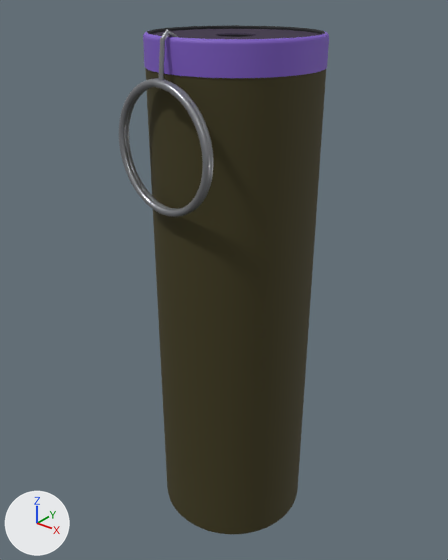
Two versions of the glTF model assets/models/grenades/flash.glb, one commit apart.
Camera for both pictures: a 50 mm camera at (0.0889, -0.1153, 0.0753) aimed at (-0.0022, -0.0015, 0.0048). Lighting does not change. The marker at lower left points along +X, +Y and +Z. The picture after the commit comes second. Vertices at exactly the same position are counted once.

Objects in the first picture: 'Flash'.
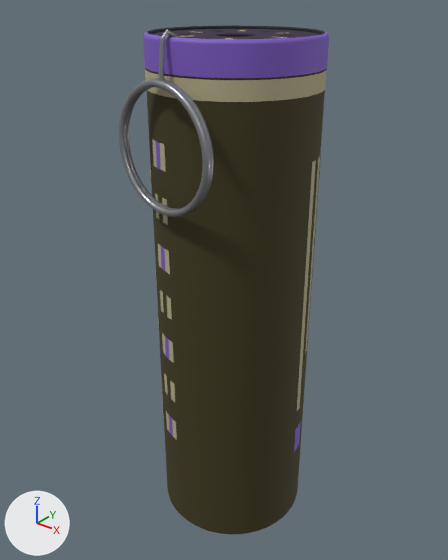
The change, as a list of edits to the scene's bpy script:
```text
Add mat_print:
    mat_print = principled_material('Print')
    mat_print.base_color = (0.474, 0.434, 0.262)  # beige #b7b08c
    mat_print.roughness = 0.8
Change me_flash:
    used by ob_flash; location = (0.0, 0.0, 0.0)
    remove me_flash.from_pydata(...)  # 2566 vertices, 5120 faces; spans x -0.0202..0.0202, y -0.0247..0.0202, z -0.065..0.0664
    add me_flash.from_pydata(...)  # 2928 vertices, 5292 faces; spans x -0.0202..0.0202, y -0.0247..0.0202, z -0.065..0.0664
    me_flash part 1: 262 vertices moved from x -0.0153..0.0114, y -0.0247..-0.0195, z 0.0472..0.0572 to x -0.0157..0.0118, y -0.0247..-0.0195, z 0.046..0.0572; 987 vertices removed from x -0.0161..0.0122, y -0.0247..-0.0195, z 0.0288..0.0572; 1331 vertices added at x -0.0201..0.0201, y -0.0247..0.0201, z -0.039..0.0644
    me_flash part 2: 18 vertices added at x 0.0167..0.02, y 0.002..0.0112, z -0.043..0.039
    add me_flash.materials.append(mat_print)  # beige #b7b08c
```

Pixel boxes (x1, y1, x2, y2) of what changed, in the pictures (448 x 560 px; the box of a moved part takes in the faces that stretch with it):
part 1 of me_flash, moved or reshaped
    before: (119, 78, 214, 217)
    after: (119, 30, 327, 440)
part 2 of me_flash, added
    after: (294, 156, 321, 452)
